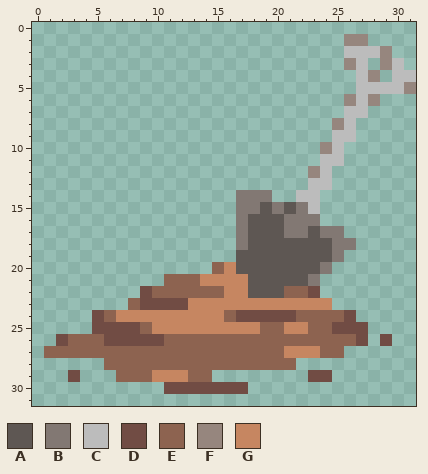
Two versions of one pixel-art sprite, sprites/stations/shovel in dirt.png. The first picture shows the starting point.
The file is 32x32 pixels.
Palette (. is transparent): A #5e5753  B #827873  C #bcbcbc  D #714c44  E #8d6350  F #96867e  G #c68661
Pixels before, first column x 1:
 1 .........................FF....
 2 .........................CCCF..
 3 .........................FC.FC.
 4 ..........................CF.CC
 5 ..........................CCCCF
 6 .........................FCF...
 7 .........................CC....
 8 ........................FC.....
 9 ........................CC.....
10 .......................FC......
11 .......................CC......
12 ......................FC.......
13 ......................CC.......
14 ................BBB..CC........
15 ................BBABABC........
16 ................BAAABBB........
17 ................BAAABBABB......
18 ................BAAAAAAABB.....
19 ................AAAAAAAAB......
20 ..............EGAAAAAAAB.......
21 ..........EEEGGGGAAAAAB........
22 ........DEEEEEEGGAAAEED........
23 .......EDDDDGGGGGGGGGGGG.......
24 ....DEGGGGGGGGGEDDDDDEEEED.....
25 ....DDDDEGGGGGGGGGEEGGEEDDD....
26 .DEEEDDDDDEEEEEEEEEEEEEEEED.D..
27 EEEEEEEEEEEEEEEEEEEEGGGEE......
28 .....EEEEEEEEEEEEEEEE..........
29 ..D...EEEGGGEE........DD.......
30 ..........DDDDDDD..............
After the commit:
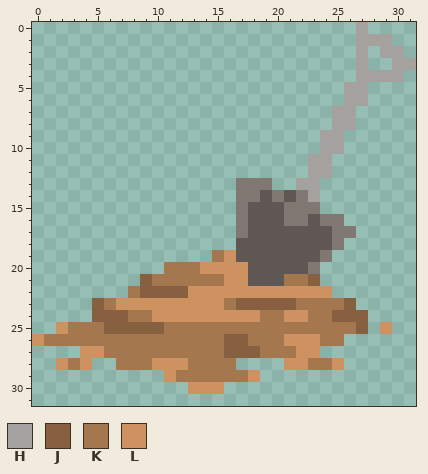
Colours new in this view: H #a5a19f  J #876041  K #a5774f  L #ce9260
Change:
Changed rows in their new state; - is an unchanged pixel.
first column x 0:
 0 ---------------------------H----
 1 --------------------------.HHH--
 2 --------------------------.H.HH-
 3 --------------------------.H-.HH
 4 ---------------------------HHHH.
 5 --------------------------HH....
 6 --------------------------HH.---
 7 -------------------------HH.----
 8 -------------------------HH-----
 9 ------------------------HH.-----
10 ------------------------HH------
11 -----------------------HH.------
12 -----------------------HH-------
13 -----------------BBB--HH.-------
14 -------------------ABABH--------
15 ------------------A-AB-B--------
16 -----------------------ABB------
17 ---------------------AA-A-B-----
18 -----------------A--------.-----
19 ---------------KL-------B.------
20 -----------KKKLLLL-----B.-------
21 ---------JKKKKKKLL---KKJ--------
22 --------KJJJJLLLLLLLLLLLL-------
23 -----JKLLLLLLLLLKJJJJJKKKKJ-----
24 -----JJJKKLLLLLLLLLKKLLKKJJJ----
25 --LKKKJJJJJKKKKKKKKKKKKKKKKJ-L--
26 LKKKKKKKKKKKKKKKJJKKKLLLKK..-.--
27 -...LLKKKKKKKKKKJJJKKKLL..------
28 --LKL-.KKKLLLKKKK....LLKKL------
29 ---.---....LKKKKKKL----..-------
30 -----------..LLL..--------------
Pixel boxes of the changes (left, top, right, bottom) in both pictures:
changed: (32, 22, 416, 394)
